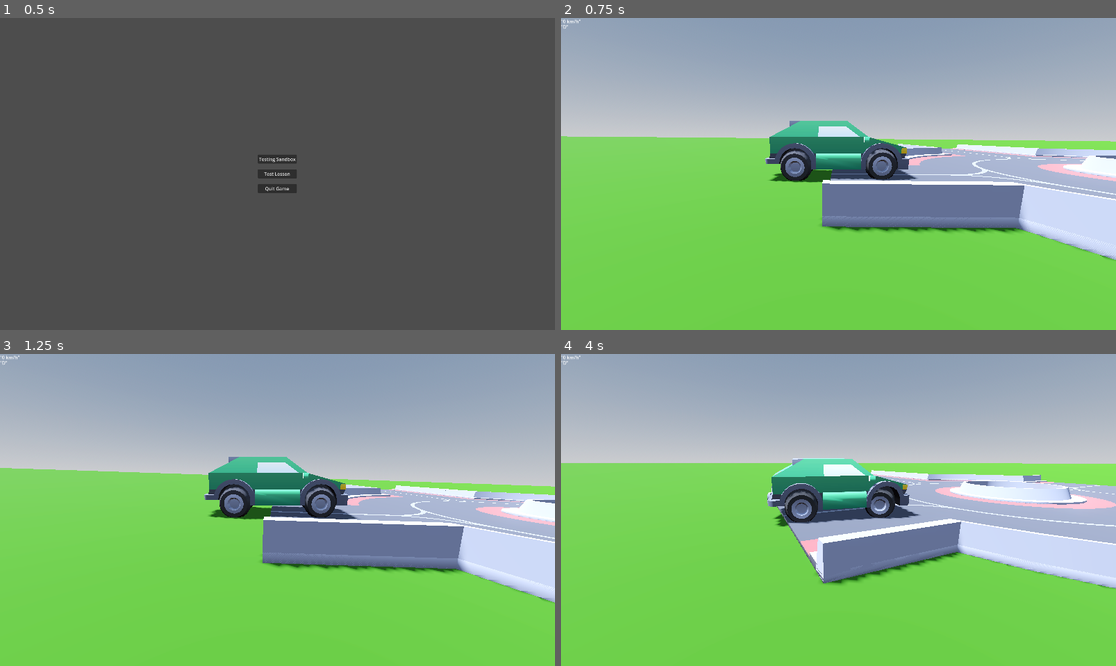
Above: before the commit, frames 1-4 (two rows, left to right).
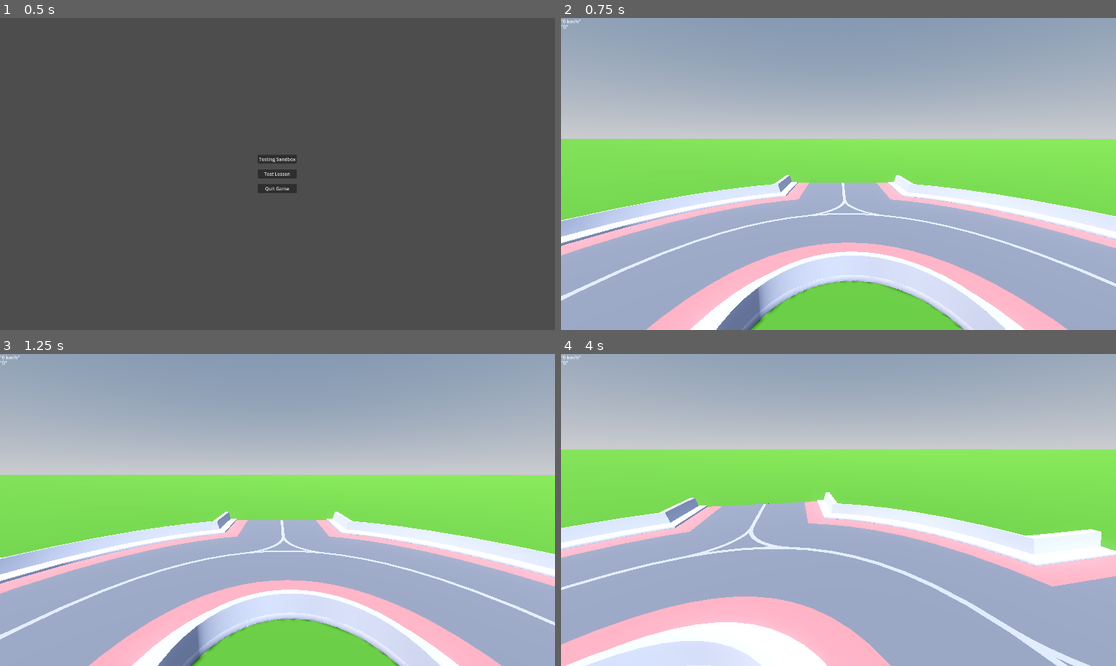
Above: after the commit, the same moments.

Repository: SaltyCookiez/DrivingSimEE
Game: Godot game, scene res://Main/Main.tscn
Two runs of this game, one before a commit and one after it. Both use one fixed random seed, a clock stepped at 60 frames per second and the inputs below.
Inputs (mouse positions are in pixels of both pictures, inside the frame that each line leads up to):
- Up to frame 1 (0.5 s): no input
- Up to frame 2 (0.75 s): click "Testing Sandbox" at 0.5 s
- Up to frame 3 (1.25 s): no input
- Up to frame 4 (4 s): move the mouse to (866, 510) at 1.27 s; hold D (Right) 1.28-2.03 s; hold W (Gas) 1.28-2.03 s; move the mouse to (810, 510) at 2.02 s; hold S (Brake) 2.03-2.78 s; tap W (Gas) at 2.1, 3.6 s; move the mouse to (849, 503) at 2.77 s; hold W (Gas) 2.78-3.53 s; hold D (Right) from 2.78 s (still down); move the mouse to (832, 516) at 3.52 s

Frame 1 is identical in both runs. In frame 2, 49% of the frame differs, in the area x 0-100%, y 32-100%; in frame 3, 50%; in frame 4, 60%, in the area x 0-100%, y 30-100%.

Commit message:
Camera Fix #2
Camera atleast stays in the place and doesnt over rotate anymore. Next fix will be aimed to fix the car not visibility

Diff:
--- a/driving-sim-ee/CamArm.gd
+++ b/driving-sim-ee/CamArm.gd
@@ -1,33 +1,52 @@
 extends SpringArm3D
 
 @export var car: VehicleBody3D
+@export var height: float = 2.0
+@export var distance: float = 6.0
+@export var yaw_offset_degrees: float = 0.0
 
-var MouseSensitivity = 0.1
-var pitch_deg := -10.0
-@export var yaw_offset_degrees := -90.0
+var mouse_sensitivity: float = 0.1
+var pitch_deg: float = -10.0
 
 func _ready():
 	Input.set_mouse_mode(Input.MOUSE_MODE_CAPTURED)
-	# set_as_top_level(true)
-	var cam := get_node_or_null("Camera3D")
-	if cam:
-		cam.make_current()
+	$Camera3D.current = true
+	spring_length = 0.0
+
 	if car == null and get_parent() is VehicleBody3D:
 		car = get_parent() as VehicleBody3D
 
-func _input(event):
+func _unhandled_input(event):
 	if event is InputEventMouseMotion:
-		pitch_deg -= event.relative.y * MouseSensitivity
-		pitch_deg = clamp(pitch_deg, -15.0, 10.0)
-		rotation_degrees.x = pitch_deg
+		pitch_deg -= event.relative.y * mouse_sensitivity
+		pitch_deg = clamp(pitch_deg, -30.0, 10.0)
 
-func _process(_delta):
+func _physics_process(_delta):
 	if car == null:
+		push_warning("Camera has no 'car' assigned!")
 		return
 
-	global_position = car.global_transform.origin
+	var car_transform: Transform3D = car.global_transform
+	var car_pos: Vector3 = car_transform.origin
 
-	var car_euler: Vector3 = car.global_transform.basis.get_euler()
-	var yaw := car_euler.y + deg_to_rad(yaw_offset_degrees)
+	var base_pos: Vector3 = car_pos + Vector3.UP * height
 
-	rotation = Vector3(deg_to_rad(pitch_deg), yaw, 0.0)
+	var back_dir: Vector3 = -car_transform.basis.z
+	back_dir.y = 0.0
+	if back_dir.length() == 0.0:
+		back_dir = Vector3.FORWARD
+	back_dir = back_dir.normalized()
+
+	var yaw_offset: float = deg_to_rad(yaw_offset_degrees)
+	var yaw_rot := Basis(Vector3.UP, yaw_offset)
+	back_dir = yaw_rot * back_dir
+
+	global_position = base_pos - back_dir * distance
+
+	var look_target: Vector3 = car_pos
+	var forward_dir: Vector3 = (look_target - global_position).normalized()
+	var yaw: float = atan2(forward_dir.x, forward_dir.z)
+
+	var basis := Basis(Vector3.UP, yaw)
+	basis = basis.rotated(basis.x, deg_to_rad(pitch_deg))
+	global_transform.basis = basis
